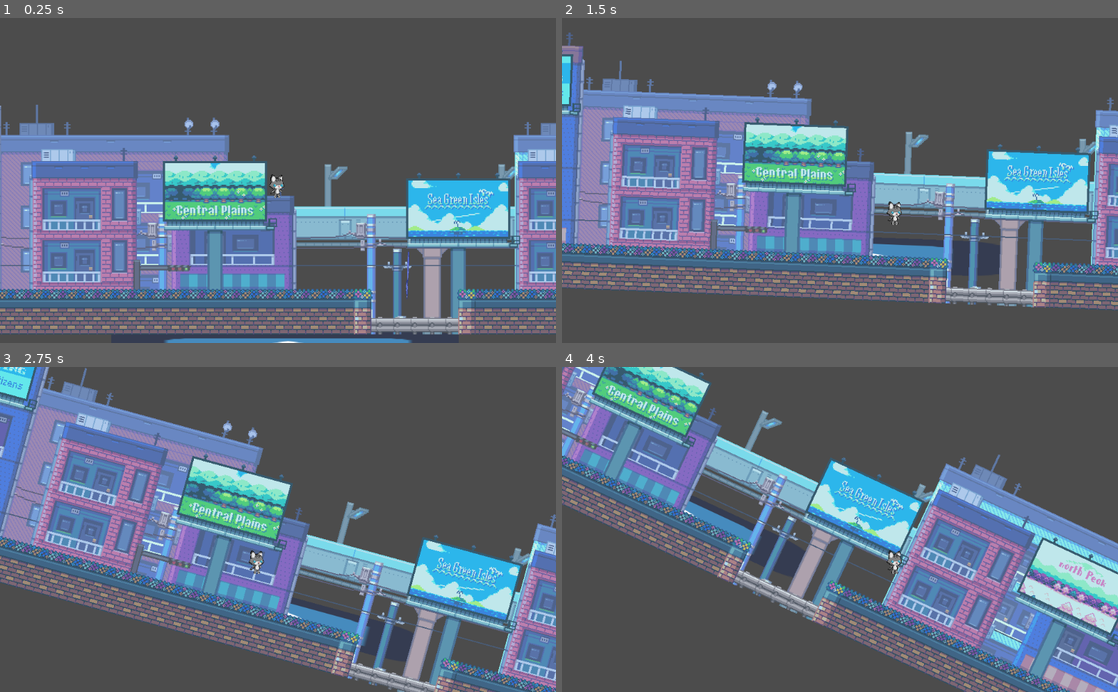
Above: before the commit, frames 1-4 (two rows, left to right).
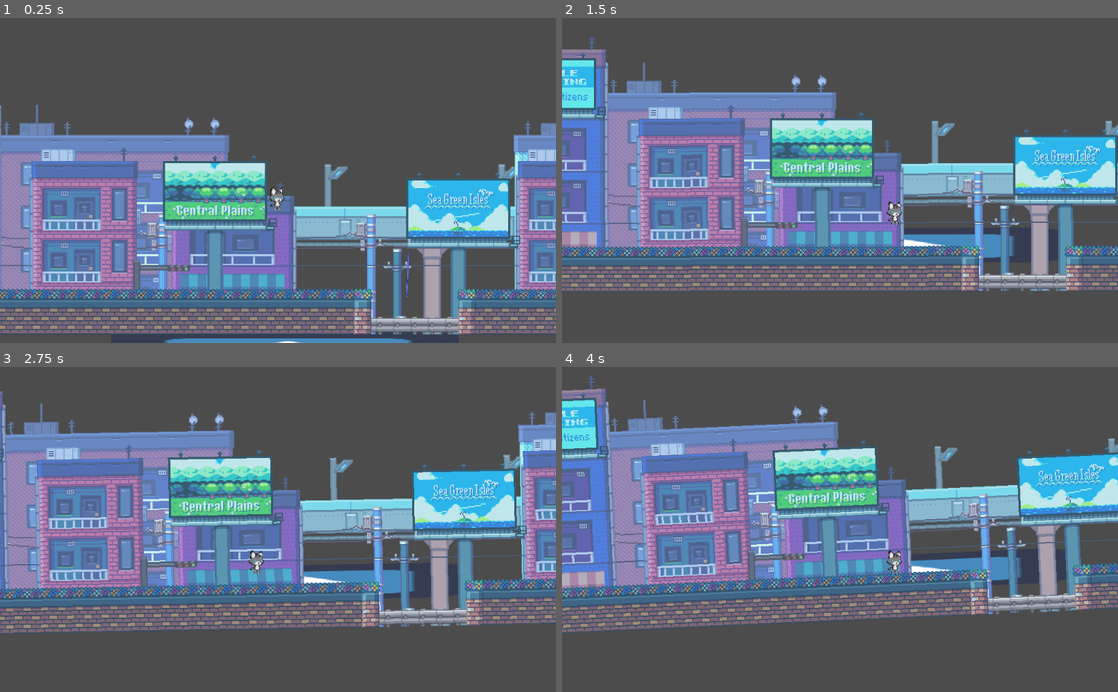
Above: after the commit, the same moments.

Repository: ArtlessAvian/ggj-2019
Game: Godot game, scene res://Temporary/RyanTest.tscn
The game is run twice, just before and just after one commit, with the same random seed, the same clock (stepped at 60 frames per second) and the same inputs. The engine's default icon, where the game draws it, is replaced by a stand-in: a white triangle on a blue panel in a dark square.
Inputs:
- Up to frame 1 (0.25 s): no input
- Up to frame 2 (1.5 s): hold D (ui_right) from 0.53 s (still down); tap Space (ui_jump, bound only after the commit) at 0.6, 0.77, 1.07, 1.35 s
- Up to frame 3 (2.75 s): tap Space (ui_jump, bound only after the commit) at 1.52, 1.82, 2.1 s; release D (ui_right) at 2.03 s; hold A (ui_left) from 2.03 s (still down)
- Up to frame 4 (4 s): release A (ui_left) at 2.78 s; hold D (ui_right) from 2.78 s (still down); tap Space (ui_jump, bound only after the commit) at 2.85, 3.02, 3.32, 3.6, 3.77 s

The runs differ from the first frame. In frame 1, 0.2% of the frame differs, in the area x 48-52%, y 48-60%; in frame 2, 46%; in frame 3, 57%; in frame 4, 66%, in the area x 0-100%, y 0-100%.

Commit message:
adfagfadfagfg

Diff:
--- a/Game/Player/Player.gd
+++ b/Game/Player/Player.gd
@@ -2,7 +2,8 @@
 
 
 const move_speed = 200
-const gravity = 300
+var gravity = 1000
+var jump_speed = -500
 
 var vel = Vector2()
 
@@ -10,10 +11,11 @@
 	pass
 
 func _physics_process(delta):
-	if is_on_floor():
-		vel.y = 0
-	else:
-		vel.y += delta * gravity
+	get_input(delta)
+	vel.y += gravity * delta
+	self.move_and_slide(vel, Vector2(0, -1))
+
+func get_input(delta):
 
 	if Input.is_action_pressed("ui_left"):
 		vel.x = -move_speed
@@ -22,4 +24,5 @@
 	else:
 		vel.x = 0
 
-	self.move_and_slide(vel, Vector2(0, -1))
+	if Input.is_action_just_pressed("ui_jump") and is_on_floor():
+		vel.y = jump_speed
--- a/Game/Player/Player.tscn
+++ b/Game/Player/Player.tscn
@@ -8,7 +8,7 @@
 custom_solver_bias = 0.0
 extents = Vector2( 32.7542, 32.2478 )
 
-[node name="Player" type="KinematicBody2D"]
+[node name="Player" type="KinematicBody2D" index="0"]
 
 position = Vector2( 28.5679, -308.805 )
 input_pickable = false
--- /dev/null
+++ b/Jimmy test scene.gd
@@ -0,0 +1,11 @@
+extends KinematicBody2D
+
+var speed = Vector2()
+
+func _ready():
+	# Called when the node is added to the scene for the first time.
+	# Initialization here
+	pass
+
+func _physics_process(delta):
+	velocity.x += 1
--- /dev/null
+++ b/Temporary/Jimmy Test.tscn
@@ -0,0 +1,40 @@
+[gd_scene load_steps=4 format=2]
+
+[ext_resource path="res://icon.png" type="Texture" id=1]
+[ext_resource path="res://Game/Player/Player.tscn" type="PackedScene" id=2]
+
+[sub_resource type="RectangleShape2D" id=1]
+
+custom_solver_bias = 0.0
+extents = Vector2( 329.455, 28.8829 )
+
+[node name="Jimmy Test" type="Node2D"]
+
+[node name="StaticBody2D" type="StaticBody2D" parent="." index="0"]
+
+position = Vector2( 571.8, 564.18 )
+scale = Vector2( 1.72447, 1 )
+input_pickable = false
+collision_layer = 1
+collision_mask = 1
+constant_linear_velocity = Vector2( 0, 0 )
+constant_angular_velocity = 0.0
+friction = 1.0
+bounce = 0.0
+__meta__ = {
+"_edit_group_": true
+}
+
+[node name="CollisionShape2D" type="CollisionShape2D" parent="StaticBody2D" index="0"]
+
+shape = SubResource( 1 )
+
+[node name="Sprite" type="Sprite" parent="StaticBody2D" index="1"]
+
+scale = Vector2( 10.459, 1 )
+texture = ExtResource( 1 )
+_sections_unfolded = [ "Transform" ]
+
+[node name="Player" parent="." index="1" instance=ExtResource( 2 )]
+
+position = Vector2( 503.914, 174.298 )
--- a/project.godot
+++ b/project.godot
@@ -28,6 +28,8 @@
 ui_down=[ Object(InputEventKey,"resource_local_to_scene":false,"resource_name":"","device":0,"alt":false,"shift":false,"control":false,"meta":false,"command":false,"pressed":false,"scancode":83,"unicode":0,"echo":false,"script":null)
 , Object(InputEventJoypadButton,"resource_local_to_scene":false,"resource_name":"","device":0,"button_index":13,"pressure":0.0,"pressed":false,"script":null)
  ]
+ui_jump=[ Object(InputEventKey,"resource_local_to_scene":false,"resource_name":"","device":0,"alt":false,"shift":false,"control":false,"meta":false,"command":false,"pressed":false,"scancode":32,"unicode":0,"echo":false,"script":null)
+ ]
 
 [rendering]
 
